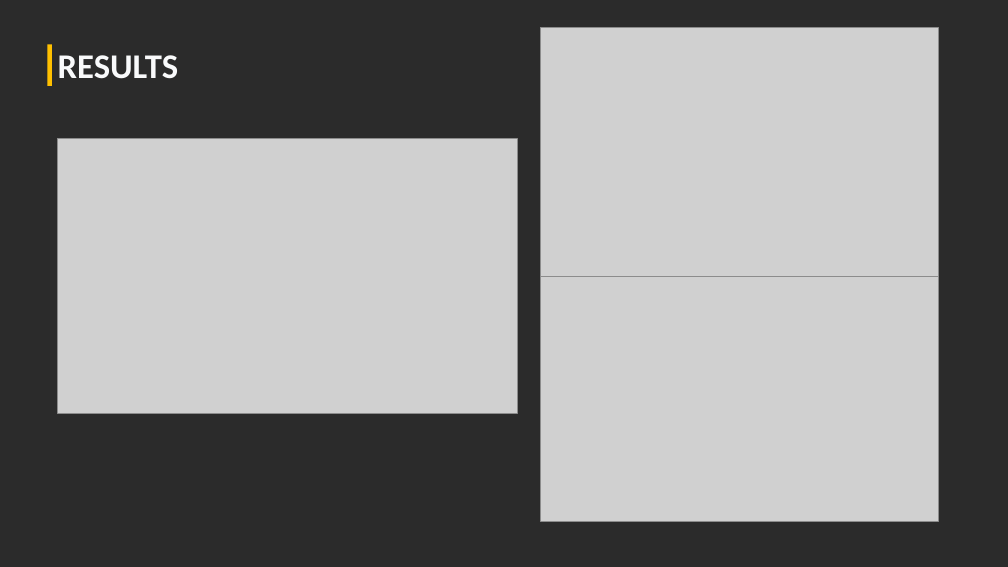
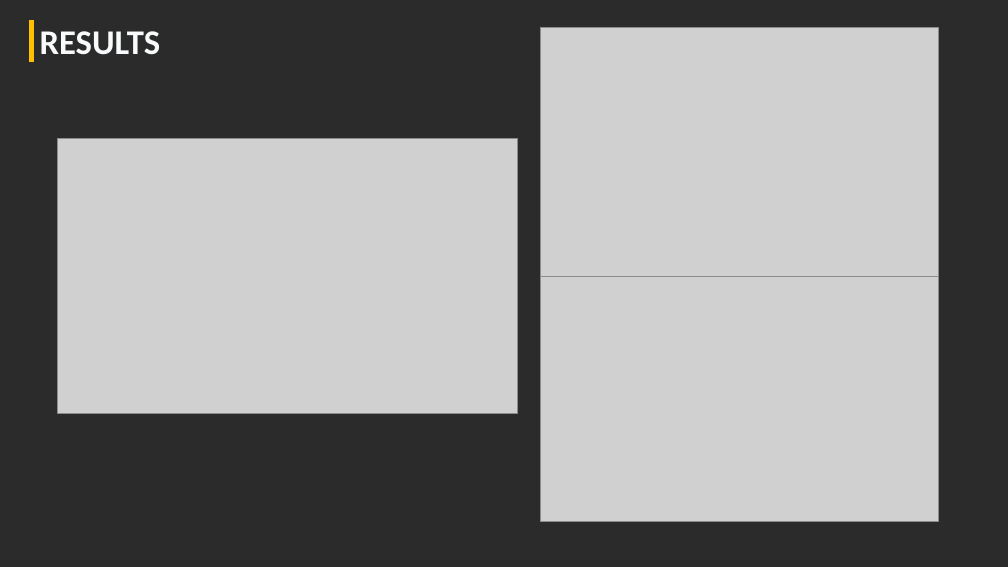
Before and after one commit to ohadbitton1/Banking-Regulation-QA, a slide deck: slide 6 of Presentations/3-final_presentation.pptx. Drawn at 1008x567 pixels with LibreOffice and Linux fonts; fonts in the diff are those of the drawing; grey boxes stand for pictures; background and template pictures are left out; a plain dark background stands for a picture behind light text. Boxes give left, top, right and bottom in pixels: in the first picture for what was removed or moved away, otherwise in the second. Text is boxed around its words. In the diff, an @@ line names an element or a change of style, - is before the commit and + after.

```diff
--- a/Presentations/3-final_presentation.pptx
+++ b/Presentations/3-final_presentation.pptx
@@ rectangle: place and size @@
-rectangle at (47, 45, 51, 86)
+rectangle at (29, 20, 34, 62)
@@ text "RESULTS": place and size @@
-text "RESULTS" at (58, 55, 178, 79)
+text "RESULTS" at (40, 31, 160, 55)
```
Also in this commit, not shown: 1 other slide changed, 1 other file.
